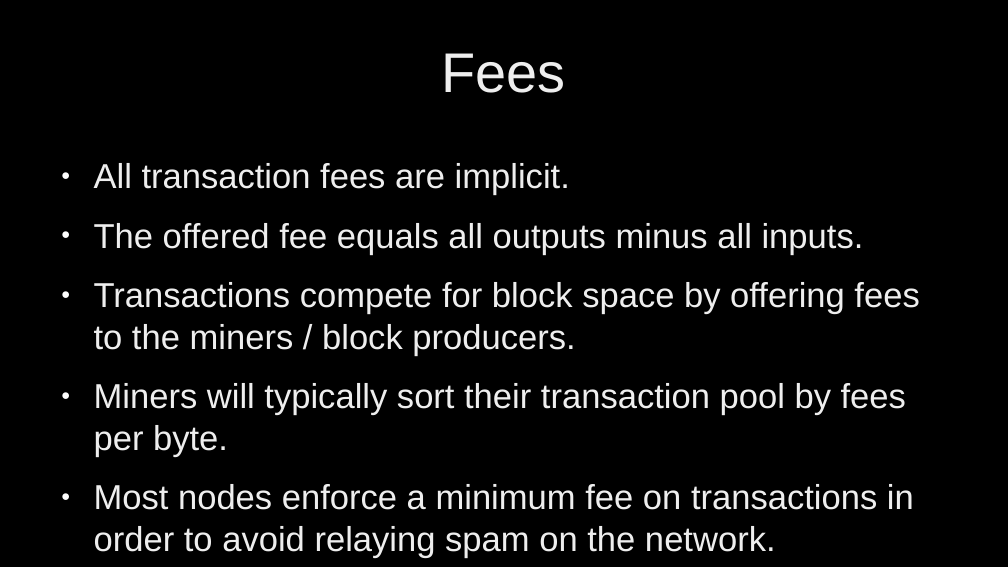
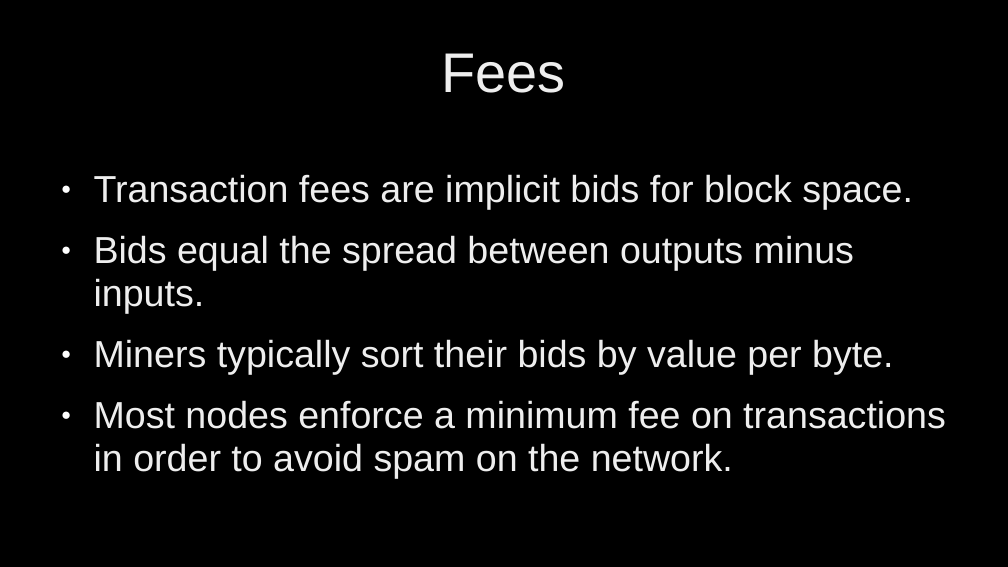
Before and after one commit to cmdruid/bitcoin-programming, a slide deck: slide 16 of slides/bitcoin-transactions.odp (slide 13 before the commit). Drawn at 1008x567 pixels with LibreOffice and Linux fonts; fonts in the diff are those of the drawing. Boxes give left, top, right and bottom in pixels: in the first picture for what was removed or moved away, otherwise in the second. Text is boxed around its words. In the diff, an @@ line names an element or a change of style, - is before the commit and + after.

```diff
--- a/slides/bitcoin-transactions.odp
+++ b/slides/bitcoin-transactions.odp
@@ text at [94,174,946,478]: text changed; size 27.2 to 29.6 pt @@
-● All transaction fees are implicit.
-● The offered fee equals all outputs minus all inputs.
-● Transactions compete for block space by offering fees to the miners / block producers.
-● Miners will typically sort their transaction pool by fees per byte.
-● Most nodes enforce a minimum fee on transactions in order to avoid relaying spam on the network.
+● Transaction fees are implicit bids for block space.
+● Bids equal the spread between outputs minus inputs.
+● Miners typically sort their bids by value per byte.
+● Most nodes enforce a minimum fee on transactions in order to avoid spam on the network.
```
Also in this commit, not shown: 14 other slides changed, 3 slides added, 3 slides removed, 8 other files.
